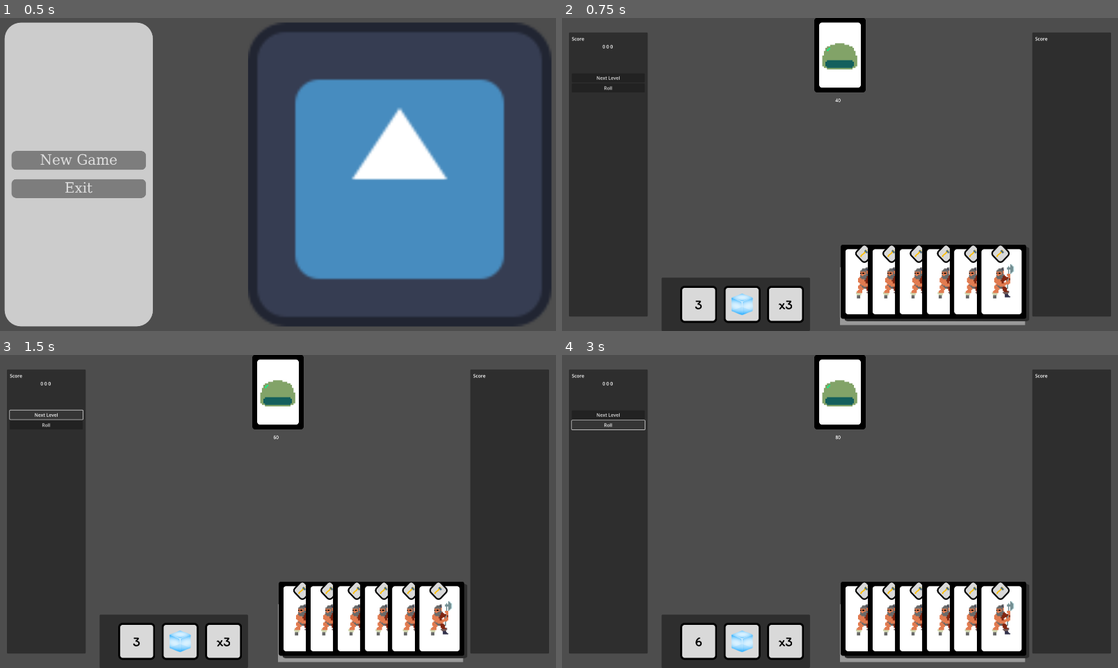
Above: before the commit, frames 1-4 (two rows, left to right).
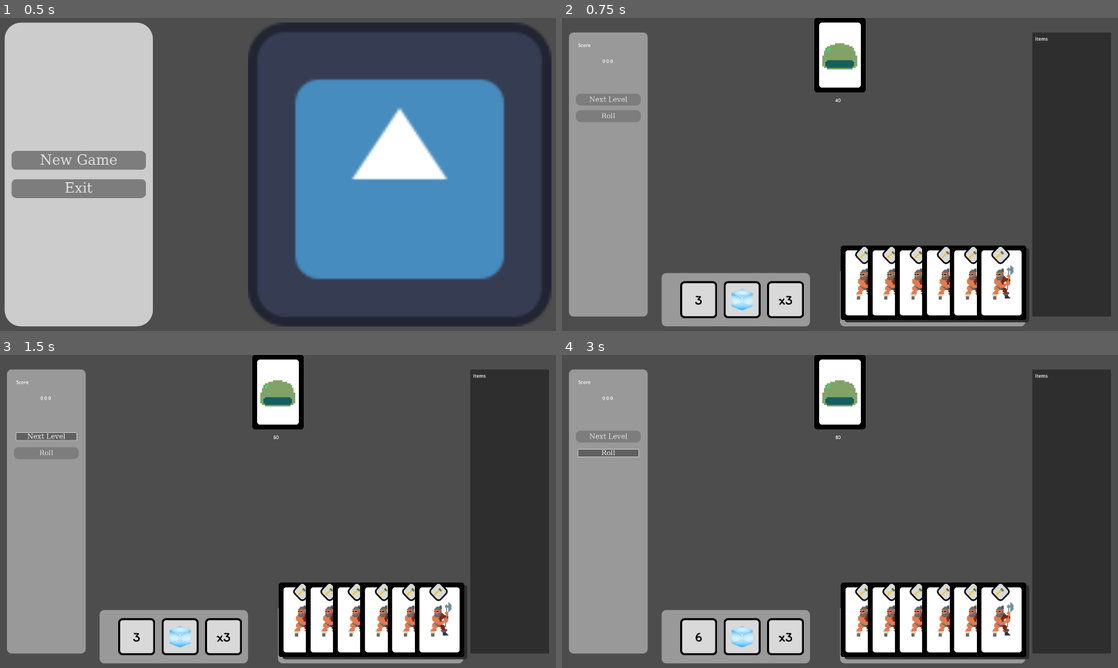
Above: after the commit, the same moments.

Repository: YosuaChrialMartono/game-development-game-jam
Game: Godot game, scene res://scenes/ui/MainMenu.tscn
Same seed, same stepped clock (60 frames per second), same inputs: the game is played once before the commit and once after it. The engine's default icon, where the game draws it, is replaced by a stand-in: a white triangle on a blue panel in a dark square.
Inputs:
- Up to frame 1 (0.5 s): no input
- Up to frame 2 (0.75 s): click "New Game" at 0.5 s
- Up to frame 3 (1.5 s): click "Next Level" at 1.25 s
- Up to frame 4 (3 s): click "Next Level" at 2 s; click "Roll" at 2.75 s

Frame 1 is identical in both runs. In frame 2, 18% of the frame differs, in the area x 1-88%, y 4-100%; in frame 3, 18%; in frame 4, 18%.

Commit message:
Feat: Added theme to UI, added card framework asset library

Diff:
--- a/resources/ui/UI.tres
+++ b/resources/ui/UI.tres
@@ -14,7 +14,14 @@
 expand_margin_right = 8.0
 expand_margin_bottom = 8.0
 
+[sub_resource type="StyleBoxFlat" id="StyleBoxFlat_i3e11"]
+corner_radius_top_left = 16
+corner_radius_top_right = 16
+corner_radius_bottom_right = 16
+corner_radius_bottom_left = 16
+
 [resource]
 Button/font_sizes/font_size = 48
 Button/fonts/font = SubResource("SystemFont_6i82i")
 Button/styles/normal = SubResource("StyleBoxFlat_5gh12")
+Panel/styles/panel = SubResource("StyleBoxFlat_i3e11")
--- a/scenes/levels/Level.tscn
+++ b/scenes/levels/Level.tscn
@@ -2,6 +2,7 @@
 
 [ext_resource type="Script" path="res://script/levels/level.gd" id="1_y3gc1"]
 [ext_resource type="Script" path="res://scenes/levels/hero_card_hand.gd" id="2_18266"]
+[ext_resource type="Theme" uid="uid://8dcp3ixxoxk" path="res://resources/ui/UI.tres" id="2_dl4mi"]
 
 [sub_resource type="Curve" id="Curve_y8j7x"]
 _data = [Vector2(0, 0), 0.0, 6.0, 0, 0, Vector2(0.5, 1), 0.0, 0.0, 0, 0, Vector2(1, 0), -6.0, 0.0, 0, 0]
@@ -11,8 +12,6 @@
 min_value = -1.0
 _data = [Vector2(0, -1), 0.0, 6.0, 0, 0, Vector2(0.505263, 0), 0.0, 0.0, 0, 0, Vector2(1, 1), 6.0, 0.0, 0, 0]
 point_count = 3
-
-[sub_resource type="StyleBoxFlat" id="StyleBoxFlat_6ykex"]
 
 [node name="Level" type="Control"]
 layout_mode = 3
@@ -38,6 +37,7 @@
 
 [node name="Panel" type="Panel" parent="MarginContainer"]
 layout_mode = 2
+theme = ExtResource("2_dl4mi")
 
 [node name="MarginContainer" type="MarginContainer" parent="MarginContainer/Panel"]
 layout_mode = 1
@@ -46,14 +46,15 @@
 anchor_bottom = 1.0
 grow_horizontal = 2
 grow_vertical = 2
-theme_override_constants/margin_left = 10
-theme_override_constants/margin_top = 10
-theme_override_constants/margin_right = 10
-theme_override_constants/margin_bottom = 10
+theme_override_constants/margin_left = 32
+theme_override_constants/margin_top = 32
+theme_override_constants/margin_right = 32
+theme_override_constants/margin_bottom = 32
 
 [node name="VBoxContainer" type="VBoxContainer" parent="MarginContainer/Panel/MarginContainer"]
 layout_mode = 2
 size_flags_horizontal = 3
+theme_override_constants/separation = 32
 
 [node name="Label" type="Label" parent="MarginContainer/Panel/MarginContainer/VBoxContainer"]
 layout_mode = 2
@@ -67,10 +68,12 @@
 
 [node name="NextLevelButton" type="Button" parent="MarginContainer/Panel/MarginContainer/VBoxContainer"]
 layout_mode = 2
+theme_override_font_sizes/font_size = 24
 text = "Next Level"
 
 [node name="Button" type="Button" parent="MarginContainer/Panel/MarginContainer/VBoxContainer"]
 layout_mode = 2
+theme_override_font_sizes/font_size = 24
 text = "Roll"
 
 [node name="DiceParent" type="Panel" parent="."]
@@ -81,12 +84,13 @@
 anchor_right = 0.312
 anchor_bottom = 0.911
 offset_left = -255.04
-offset_top = -87.8801
+offset_top = -103.88
 offset_right = 256.96
-offset_bottom = 96.1199
+offset_bottom = 80.12
 grow_horizontal = 2
 grow_vertical = 0
 size_flags_vertical = 10
+theme = ExtResource("2_dl4mi")
 
 [node name="HeroCardParent" type="Panel" parent="."]
 custom_minimum_size = Vector2(640, 200)
@@ -96,14 +100,14 @@
 anchor_top = 0.83
 anchor_right = 0.467
 anchor_bottom = 0.83
-offset_left = 383.36
-offset_top = 63.6
-offset_right = 384.0
-offset_bottom = 64.0
+offset_left = 63.36
+offset_top = -32.4
+offset_right = 703.36
+offset_bottom = 167.6
 grow_horizontal = 2
 grow_vertical = 2
 size_flags_vertical = 10
-theme_override_styles/panel = SubResource("StyleBoxFlat_6ykex")
+theme = ExtResource("2_dl4mi")
 script = ExtResource("2_18266")
 
 [node name="EnemyParent" type="Control" parent="."]
@@ -148,7 +152,7 @@
 
 [node name="Label" type="Label" parent="MarginContainer2/Panel/MarginContainer/VBoxContainer"]
 layout_mode = 2
-text = "Score"
+text = "Items"
 
 [node name="Score" type="RichTextLabel" parent="MarginContainer2/Panel/MarginContainer/VBoxContainer"]
 custom_minimum_size = Vector2(100, 100)
Not shown, added: addons/card-framework/card.gd
Not shown, added: addons/card-framework/card.tscn
Not shown, added: addons/card-framework/card_container.gd
Not shown, added: addons/card-framework/card_factory.gd
Not shown, added: addons/card-framework/card_factory.tscn
Not shown, added: addons/card-framework/card_manager.gd
Not shown, added: addons/card-framework/card_manager.tscn
Not shown, added: addons/card-framework/drop_zone.gd
Not shown, added: addons/card-framework/drop_zone.tscn
Binary file added: addons/card-framework/example1/assets/images/cards/cardBack_blue1.png
Not shown, added: addons/card-framework/example1/assets/images/cards/cardBack_blue1.png.import
Binary file added: addons/card-framework/example1/assets/images/cards/cardBack_blue2.png
(and 425 more such lines)
